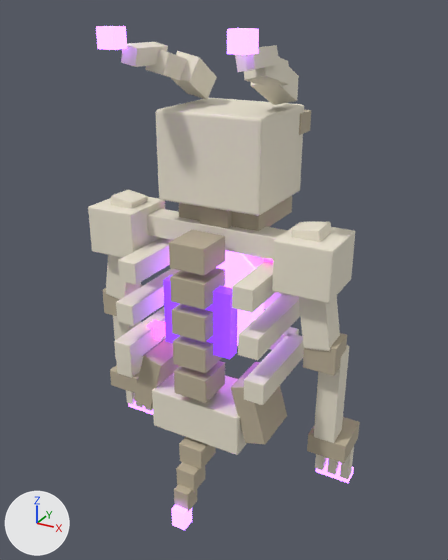
Before and after pictures for a commit that changed the glTF model public/models/pets/cosmic-skeleton-boss.glb.
Both versions are drawn from a camera (50 mm lens) standing at (0.549, -0.96, 0.981) and looking at (0.005, 0.029, 0.486). The lights are fixed; the arrows at lower left show +X, +Y and +Z. The first picture is the older version. Where no turn or scale is listed for an object, it has been applied to the vertices. Vertices at exactly the same position are counted once.

The first picture shows 'arm.L', 'arm.R', 'body', 'ear.L', 'ear.R', 'head', 'tail'.
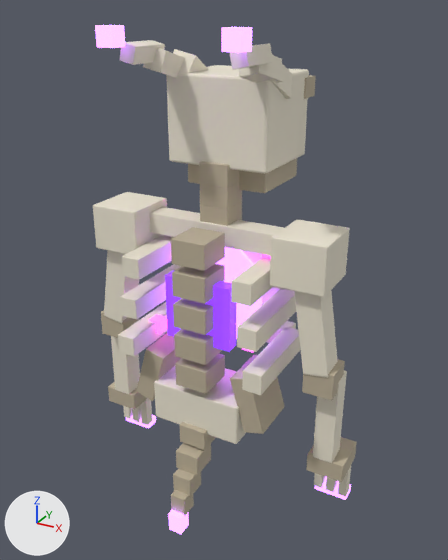
ob_root is not drawn itself; it is the parent of ob_body.

Where the newer file only moved an object's origin or applied its transform, the numbers keep the older frame.

The change, as JSON lines over the scene's bpy script:
```json
{"block": "me_arm_l", "where": "# used by ob_arm_l; location = (0.2, 0.0, 0.57)"}
{"op": "remove", "block": "me_arm_l", "code": "me_arm_l.from_pydata(...)  # 224 vertices, 416 faces; spans x -0.033..0.086, y -0.029..0.093, z -0.501..0.072"}
{"op": "add", "block": "me_arm_l", "code": "me_arm_l.from_pydata(...)  # 224 vertices, 416 faces; spans x -0.027..0.088, y -0.037..0.08, z -0.536..0.014"}
{"block": "me_arm_l", "change": "me_arm_l part 1: the whole mesh is scaled about its middle by 0.959, then moved by (0.004, -0.011, -0.047)"}
{"block": "me_arm_r", "where": "# used by ob_arm_r; location = (-0.2, 0.0, 0.57)"}
{"op": "remove", "block": "me_arm_r", "code": "me_arm_r.from_pydata(...)  # 224 vertices, 416 faces; spans x -0.086..0.033, y -0.029..0.093, z -0.501..0.072"}
{"op": "add", "block": "me_arm_r", "code": "me_arm_r.from_pydata(...)  # 224 vertices, 416 faces; spans x -0.088..0.027, y -0.037..0.08, z -0.536..0.014"}
{"block": "me_arm_r", "change": "me_arm_r part 2: the whole mesh is scaled about its middle by 0.959, then moved by (-0.004, -0.011, -0.047)"}
{"block": "me_ear_l", "where": "# used by ob_ear_l; location = (0.083, 0.072, 0.865)"}
{"op": "remove", "block": "me_ear_l", "code": "me_ear_l.from_pydata(...)  # 96 vertices, 176 faces; spans x -0.032..0.05, y -0.208..0.048, z -0.046..0.089"}
{"op": "add", "block": "me_ear_l", "code": "me_ear_l.from_pydata(...)  # 96 vertices, 176 faces; spans x -0.034..0.045, y -0.216..0.029, z -0.038..0.09"}
{"block": "me_ear_l", "change": "me_ear_l part 3: the whole mesh is scaled about its middle by 0.959, then moved by (-0.004, -0.014, 0.005)"}
{"block": "me_ear_r", "where": "# used by ob_ear_r; location = (-0.083, 0.072, 0.865)"}
{"op": "remove", "block": "me_ear_r", "code": "me_ear_r.from_pydata(...)  # 96 vertices, 176 faces; spans x -0.05..0.032, y -0.208..0.048, z -0.046..0.089"}
{"op": "add", "block": "me_ear_r", "code": "me_ear_r.from_pydata(...)  # 96 vertices, 176 faces; spans x -0.045..0.034, y -0.216..0.029, z -0.038..0.09"}
{"block": "me_ear_r", "change": "me_ear_r part 4: the whole mesh is scaled about its middle by 0.959, then moved by (0.004, -0.014, 0.005)"}
{"block": "me_head", "where": "# used by ob_head; location = (0.0, 0.05, 0.703)"}
{"op": "remove", "block": "me_head", "code": "me_head.from_pydata(...)  # 264 vertices, 472 faces; spans x -0.108..0.108, y -0.078..0.14, z -0.102..0.112"}
{"op": "add", "block": "me_head", "code": "me_head.from_pydata(...)  # 264 vertices, 472 faces; spans x -0.104..0.104, y -0.045..0.164, z -0.034..0.172"}
{"block": "me_head", "change": "me_head part 5: the whole mesh is scaled about its middle by 0.959, then moved by (0.0, 0.028, 0.064)"}
{"block": "me_tail", "where": "# used by ob_tail; location = (0.0, -0.044, 0.197)"}
{"op": "remove", "block": "me_tail", "code": "me_tail.from_pydata(...)  # 120 vertices, 220 faces; spans x -0.031..0.031, y -0.113..0.031, z -0.197..0.02"}
{"op": "add", "block": "me_tail", "code": "me_tail.from_pydata(...)  # 120 vertices, 220 faces; spans x -0.029..0.029, y -0.125..0.013, z -0.197..0.011"}
{"block": "me_tail", "change": "me_tail part 6: the whole mesh is scaled about its middle by 0.959, then moved by (0.0, -0.015, -0.004)"}
{"op": "set", "path": "ob_root.location", "old": "(0.0, 0.0, 0.0305)", "new": "(0.0, 0.0, 0.0587)"}
{"op": "set", "path": "ob_root.scale", "old": "(0.556, 0.556, 0.556)", "new": "(0.534, 0.534, 0.534)"}
```

Where the change shows, as pixel boxes [x1, y1, x2, y2] in the pictures (448 x 560 px):
```json
{"object": "body", "change": "moved, rescaled", "before": [88, 197, 355, 455], "after": [93, 161, 350, 444]}
{"object": "head", "change": "moved, rescaled", "before": [155, 98, 311, 231], "after": [166, 65, 316, 193]}
{"object": "arm.L", "change": "moved, rescaled", "before": [292, 222, 360, 483], "after": [294, 291, 357, 500]}
{"object": "arm.R", "change": "moved, rescaled", "before": [102, 189, 153, 415], "after": [101, 251, 156, 429]}
{"object": "ear.R", "change": "moved, rescaled", "before": [96, 26, 217, 100], "after": [95, 25, 208, 79]}
{"object": "ear.L", "change": "moved, rescaled", "before": [227, 28, 299, 105], "after": [222, 27, 292, 99], "on screen": "6% shorter"}
{"object": "tail", "change": "moved, rescaled", "before": [171, 437, 216, 530], "after": [168, 422, 216, 534]}
```
